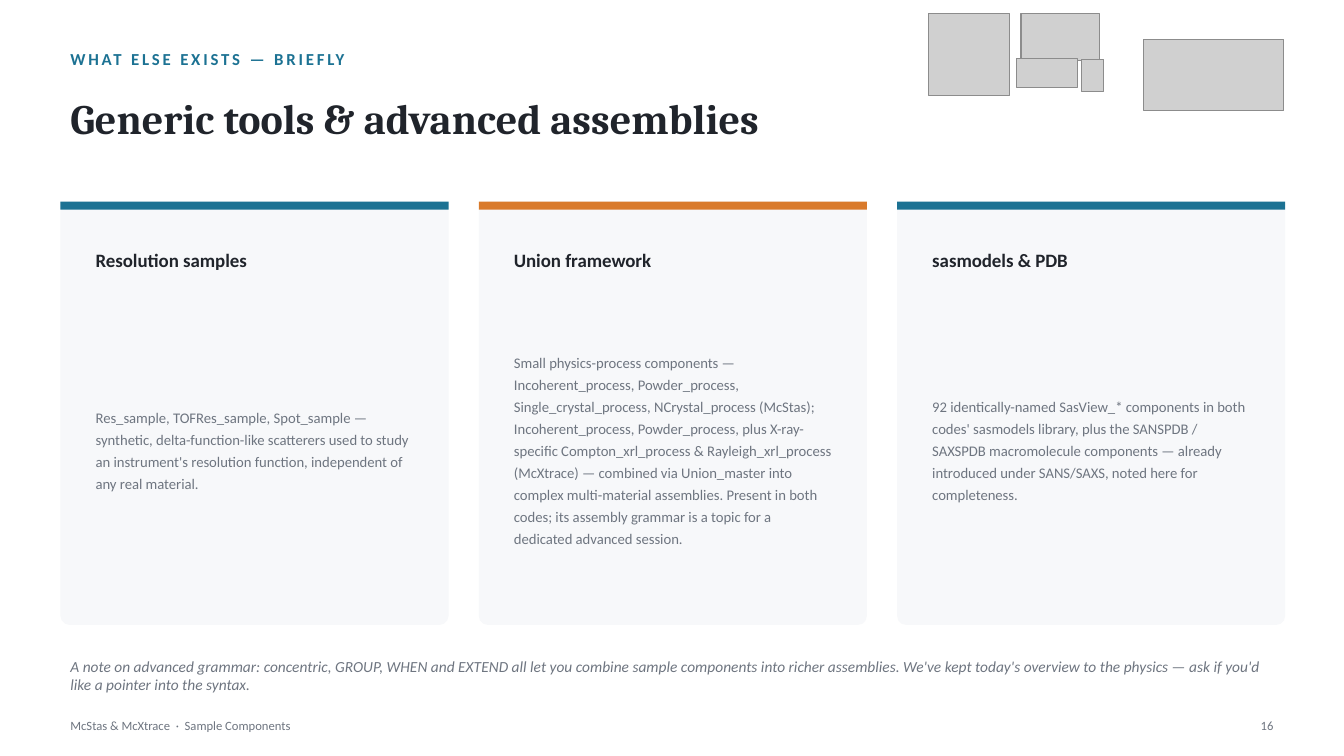
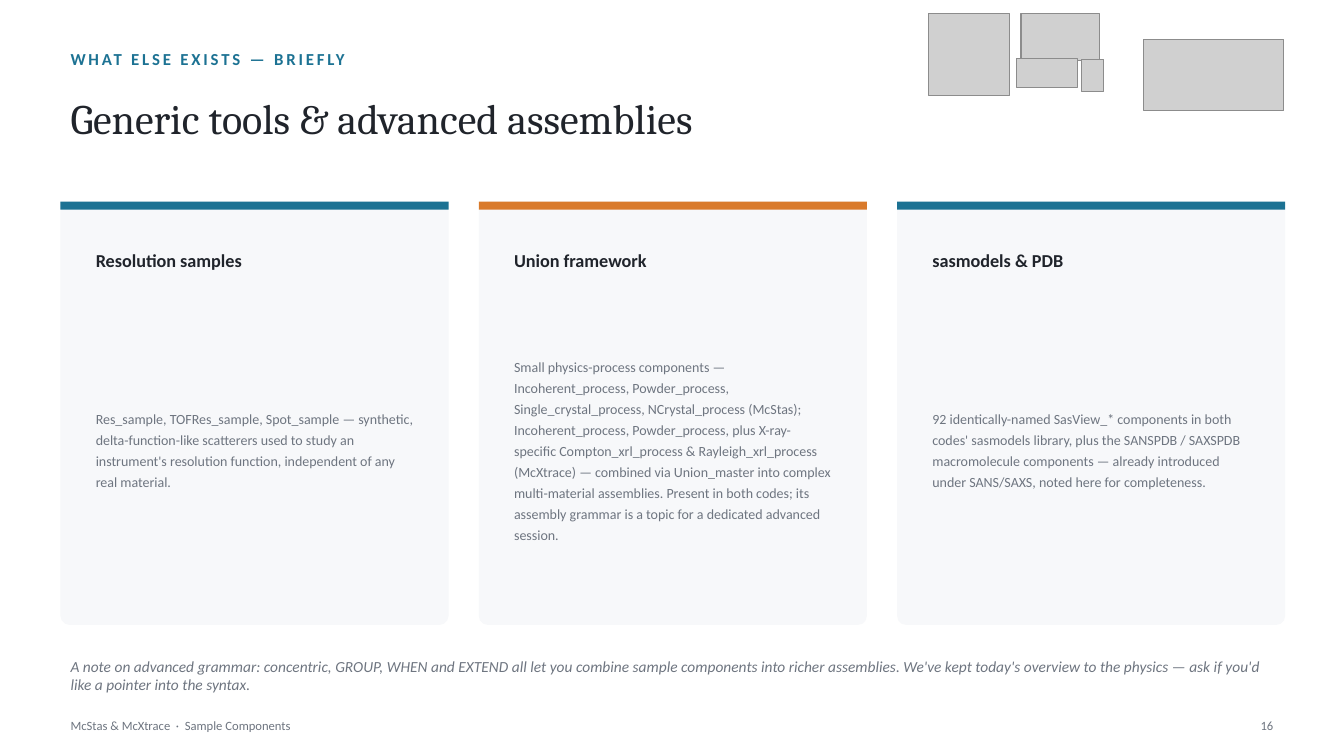
Before and after one commit to mccode-dev/PaNRAID, a slide deck: slide 17 of 23_September_Wednesday/McStas_McXtrace_Sample_Components.pptx (slide 16 before the commit). Drawn at 1344x756 pixels with LibreOffice and Linux fonts; fonts in the diff are those of the drawing; grey boxes stand for pictures. Boxes give left, top, right and bottom in pixels: in the first picture for what was removed or moved away, otherwise in the second. Text is boxed around its words. In the diff, an @@ line names an element or a change of style, - is before the commit and + after.

```diff
--- a/23_September_Wednesday/McStas_McXtrace_Sample_Components.pptx
+++ b/23_September_Wednesday/McStas_McXtrace_Sample_Components.pptx
@@ text "Generic tools & advanced assemblies" at (71, 105, 692, 135): bold off @@
@@ size 13.5 to 13 pt in 3 elements at (96, 254, 242, 270), (514, 254, 647, 267), (932, 254, 1063, 267) @@
@@ size 10.5 to 10 pt in 3 elements at (514, 362, 831, 540), (96, 414, 413, 487), (932, 414, 1240, 489) @@
@@ text "92 identically-named SasView_* components in ...": place and size @@
-text "92 identically-named SasView_* components in ..." at (932, 402, 1245, 503)
+text "92 identically-named SasView_* components in ..." at (932, 414, 1240, 489)
```
Also in this commit, not shown: 17 other slides changed, 1 slide added, 1 other file.
